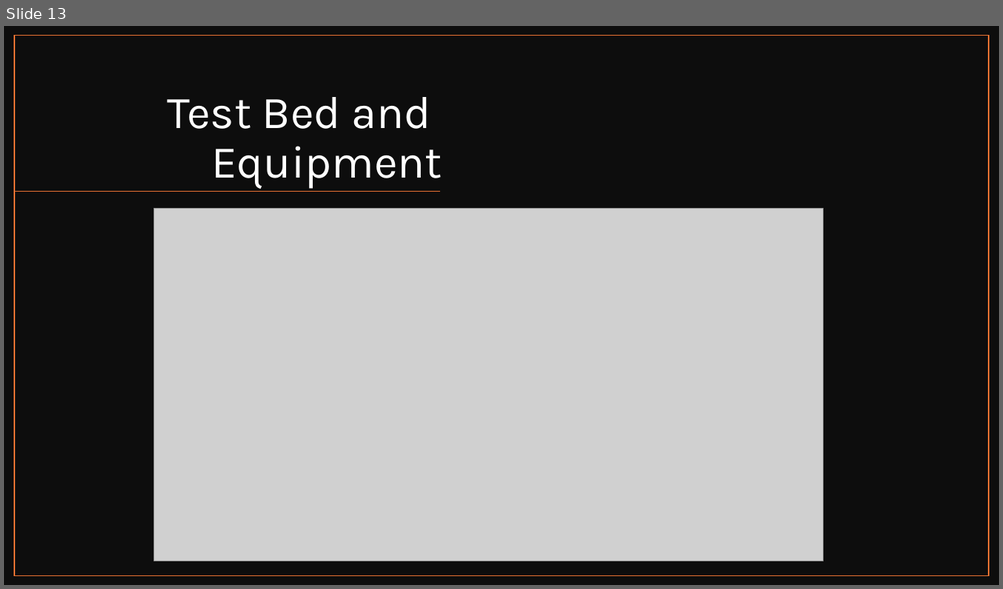
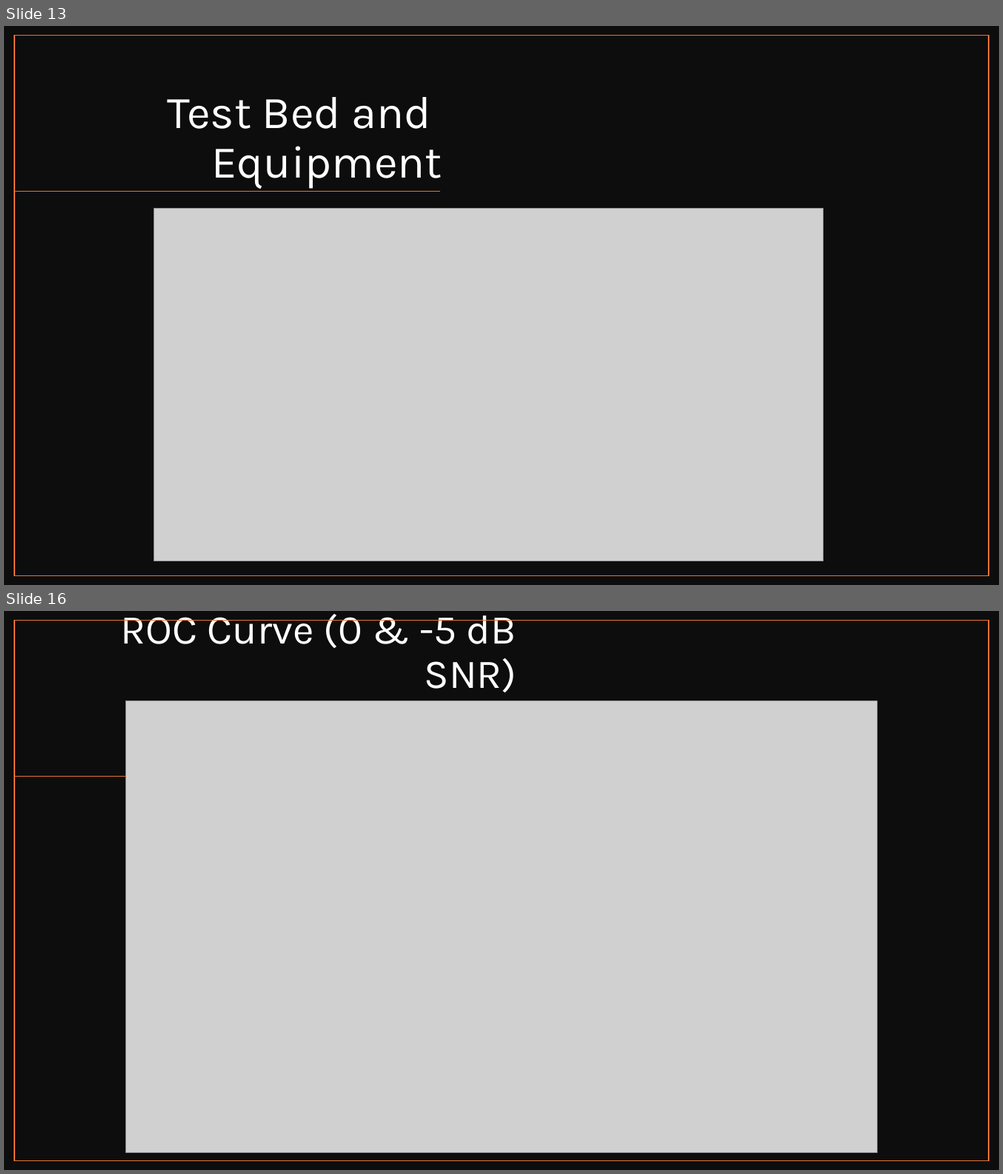
Before and after one commit to Brycycle/WES-CAPSTONE, a slide deck: Capstone Mid-Quarter Update_Bryce Rooney.pptx. Shown one above the other, each under a label of ours: slide 13 before the commit, slides 13 and 16 after it; the slides between them are not shown. The pictures are 1003x589 and 1003x1174 pixels, drawn with LibreOffice and Linux fonts; fonts in the diff are those of the drawing; grey boxes stand for pictures. Boxes give left, top, right and bottom in pixels: in the first picture for what was removed or moved away, otherwise in the second. Text is boxed around its words. In the diff, an @@ line names an element or a change of style, - is before the commit and + after.

```diff
--- a/Capstone Mid-Quarter Update_Bryce Rooney.pptx
+++ b/Capstone Mid-Quarter Update_Bryce Rooney.pptx
@@ slide 16 added at box(4, 611, 999, 1170), background #FFFFFF @@
@@ rectangle added at box(4, 611, 999, 1170), fill #0D0D0D @@
@@ rectangle added at box(14, 621, 989, 1162), outline #E97132 1 pt @@
@@ title added at box(121, 614, 517, 692), 39.6 pt, text #FFFFFF @@
+ROC Curve (0 & -5 dB SNR)
@@ picture added at box(126, 701, 877, 1153) @@
@@ line added from (441, 777) to (14, 777), #E97132 1 pt @@
```
Also in this commit, not shown: 2 slides changed, 7 other slides added.
